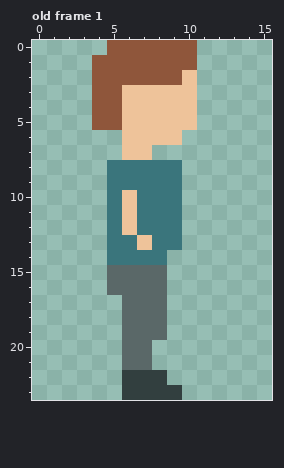
Two versions of one pixel-art file, assets/person.aseprite. The first picture shows the starting point.
16x24 pixels, 1 frame. Shown: old frame 1. The commit also changed other frames, which this record leaves out.
Once edited:
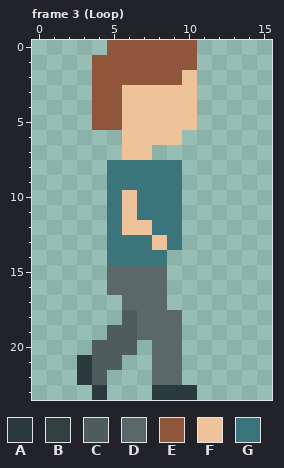
Palette (. is transparent): A #2b3b3b  B #323f3f  C #4f5c5c  D #5a6868  E #8f563b  F #eec39a  G #3a757c
A new or re-ordered frame is compared with the old frame closest to it.
The author wrote: Add draft person animation
Difference:
frames 1 -> 9
layer "Back Leg" added
layer "Front Leg" added
layer "Layer 1" removed
Frame 3 (Loop) is new; against old frame 1:
The edit adds colour A in rows 21 to 22 at x 3; in row 23 at x 4 and 10.
Colour B gives way to colour A in row 23 at x 8 to 9.
The edit adds colour C in row 19 at x 5; in rows 20 to 21 at x 4 to 5; in row 22 at x 4.
Colour D gives way to colour C in rows 18 to 20 at x 6.
The edit adds colour D in rows 18 to 19 at x 9; in rows 20 to 21 at x 8 to 9; in row 22 at x 9.
Colour B gives way to colour D in row 22 at x 8.
Colour G gives way to colour F in row 12 at x 7; in row 13 at x 8.
Colour F gives way to colour G in row 13 at x 7.
The author cleared colour B in rows 22 to 23 at x 6 to 7.
The author cleared colour D in row 20 at x 7; in row 21 at x 6 to 7.
Changed places in both pictures, as pixel boxes (x1, y1, x2, y2):
changed: (137, 220, 167, 250)
changed: (77, 310, 197, 400)
